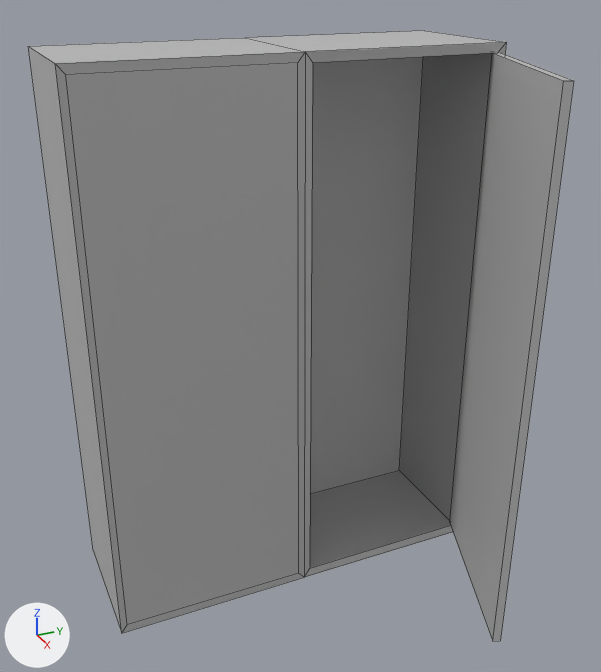
A saved change to the FBX model Assets/Resources/room/bedroom/locker_big.fbx.
The view is the same before and after, from a 50 mm lens placed at (4.13, -2.69, 3.62), pointed at (0.84, -1.21, 1.98). The axes (+X, +Y, +Z) are drawn at lower left. The lights are the same throughout. Mesh edges are drawn as thin lines. Where no turn or scale is listed for an object, it has been applied to the vertices.

In view in the first picture: 'locker_big'.
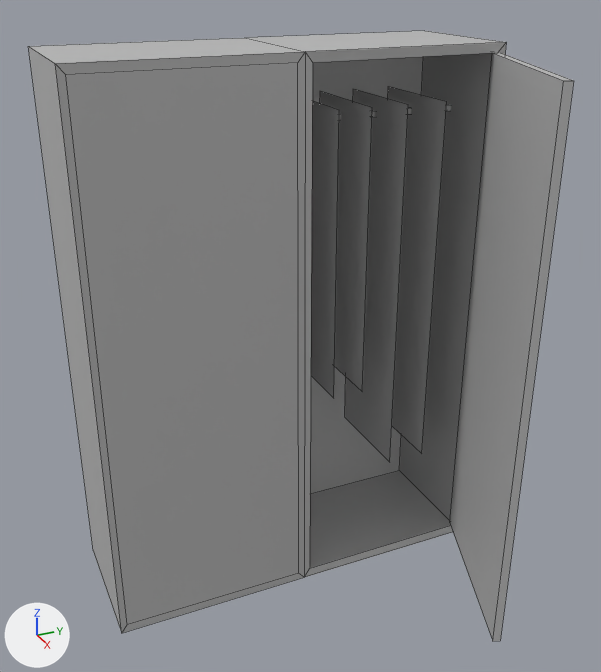
What differs and where, as boxes (x1, y1, x2, y2) in the pictures (601 x 672 px):
part 1 of me_mesh, added: after (311, 86, 451, 462)

The change in detail:
me_mesh has 32 vertices, 28 faces and spans x -0.78..0.78, y -1.01..1.01, z -1.38..1.38.
me_mesh is used by ob_locker_big; location (0.906, -1.179, 1.885).
Verts and faces of me_mesh; kept vertices keep their numbers, new ones are numbered from 32.
Part 1, on me_mesh:
New vertex 32 is at (-0.67, 0.19, -0.32).
New vertex 33 is at (-0.67, 0.19, 1.12).
New vertex 34 is at (-0.67, 0.35, -0.32).
New vertex 35 is at (-0.67, 0.35, 1.12), pixel (320, 90).
New vertex 36 is at (-0.67, 0.54, -0.8), pixel (344, 417).
New vertex 37 is at (-0.67, 0.54, 1.12), pixel (353, 88).
New vertex 38 is at (-0.67, 0.74, -0.8).
New vertex 39 is at (-0.67, 0.74, 1.12), pixel (388, 86).
New vertices 40 to 47 stand at vertices 32 to 39, in that order, plus (0.54, 0.0, 0.0).
New vertex 48 is at (-0.46, 0.0, 1.02).
New vertex 49 is at (-0.46, 0.0, 1.05).
New vertex 50 is at (-0.46, 1.0, 1.05).
New vertex 51 is at (-0.46, 1.0, 1.02).
New vertices 52 to 55 stand at vertices 48 to 51, in that order, plus (0.02, 0.0, 0.0).
New faces: (32, 40, 41, 33), (34, 42, 43, 35), (36, 44, 45, 37), (38, 46, 47, 39), (49, 53, 54, 50), (48, 51, 55, 52).
New faces: (52, 55, 54, 53), (48, 49, 50, 51).
